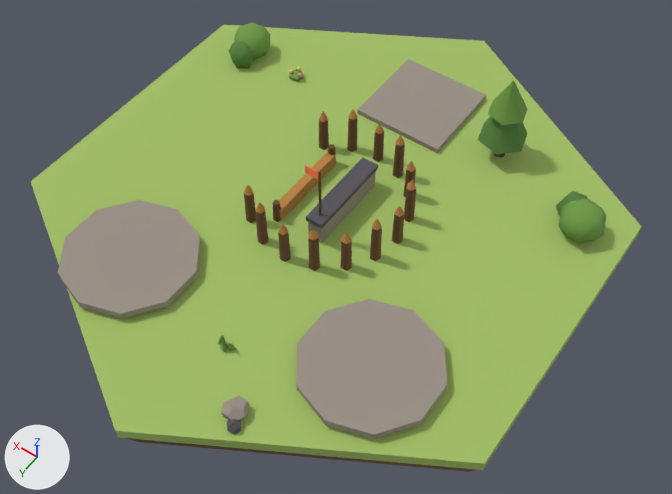
Two versions of the glTF model assets/tiles/tile_deadEnd.glb, one commit apart.
Rendered twice from a camera (50 mm lens) standing at (-1.169, 1.603, 2.308) and looking at (-0.115, 0.127, -0.012). Lighting does not change. The marker at lower left points along +X, +Y and +Z. The picture after the commit comes second. Where no turn or scale is listed for an object, it has been applied to the vertices. Vertices at exactly the same position are counted once.

The scene before the commit, as lines of its bpy script (objects in view):
```python
ob_bastion_wall = bpy.data.objects.new('bastion_wall', me_mesh_33)
ob_bastion_wall.location = (-0.05, 0.0, 0.04)
ob_deco_bush_0_a = bpy.data.objects.new('deco_bush_0_a', me_mesh_40)
ob_deco_bush_0_a.location = (0.67, -0.437, 0.055)
ob_deco_bush_0_b = bpy.data.objects.new('deco_bush_0_b', me_mesh_41)
ob_deco_bush_0_b.location = (0.665, -0.373, 0.039)
ob_deco_bush_5_a = bpy.data.objects.new('deco_bush_5_a', me_mesh_54)
ob_deco_bush_5_a.location = (-0.714, -0.362, 0.057)
ob_deco_flowers_1_leaf = bpy.data.objects.new('deco_flowers_1_leaf', me_mesh_42)
ob_deco_flowers_1_leaf.location = (0.454, -0.422, 0.012)
ob_deco_stone_3_a = bpy.data.objects.new('deco_stone_3_a', me_mesh_49)
ob_deco_stone_3_a.location = (-0.232, 0.766, 0.019)
ob_deco_stone_3_b = bpy.data.objects.new('deco_stone_3_b', me_mesh_50)
ob_deco_stone_3_b.location = (-0.258, 0.804, 0.01)
ob_deco_tree_2_crown = bpy.data.objects.new('deco_tree_2_crown', me_mesh_47)
ob_deco_tree_2_crown.location = (-0.336, -0.521, 0.173)
ob_deco_tree_2_crown_b = bpy.data.objects.new('deco_tree_2_crown_b', me_mesh_48)
ob_deco_tree_2_crown_b.location = (-0.336, -0.521, 0.26)
# also in view: 'bastion_wall_cap' at (-0.05, 0.0, 0.089); 'ground' at (0.0, 0.0, -0.02); 'road_barrier' at (0.1, 0.0, 0.025); 'building_pad' at (0.0, -0.56, 0.01); 'ground_soil' at (0.0, 0.0, -0.095)
```
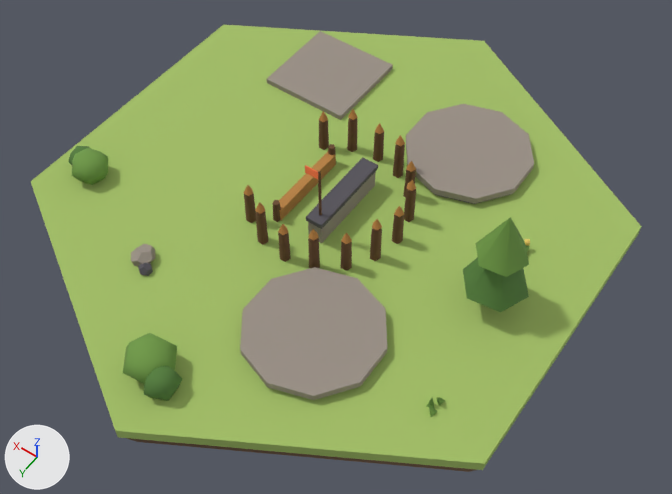
Where the newer file only moved an object's origin or applied its transform, the numbers keep the older frame.

Boxes (x1, y1, x2, y2) around the edits, measured in the pictures (672 x 494 px):
'tower_slot_1_plate', moved: before (58, 200, 201, 318); after (240, 267, 387, 400)
'tower_slot_2_plate', moved: before (296, 299, 448, 439); after (406, 104, 534, 204)
'building_pad', moved: before (357, 59, 486, 153); after (266, 31, 393, 120)
'deco_tree_2_crown', moved, turned, rescaled: before (477, 116, 528, 154); after (463, 257, 529, 312)
'deco_bush_5_a', moved, turned, rescaled: before (558, 198, 606, 243); after (123, 333, 177, 384)
'deco_tree_2_crown_b', reshaped (34% wider, 33% taller): before (488, 80, 528, 125); after (475, 217, 529, 277)
'deco_bush_0_a', moved, turned, rescaled: before (234, 22, 271, 59); after (72, 148, 108, 185)
'deco_bush_5_b', reshaped (mostly hidden before): before (556, 191, 588, 216); after (144, 366, 183, 401)
'deco_stone_3_a', moved, turned, rescaled: before (221, 396, 250, 420); after (131, 244, 155, 266)
'deco_bush_0_b', moved, turned, rescaled (mostly hidden afterwards): before (229, 41, 254, 68); after (68, 146, 90, 165)
'deco_stone_3_b', moved, turned, rescaled: before (227, 419, 241, 434); after (138, 263, 153, 276)
'deco_flowers_1_leaf', reshaped (mostly hidden afterwards): before (289, 70, 304, 81); after (525, 245, 529, 252)
'tower_slot_2_socket', moved (not visible before): after (435, 194, 507, 204)

The change, as a list of edits to the scene's bpy script:
```text
Change me_mesh_40:
    remove me_mesh_40.from_pydata(...)  # 28 vertices, 36 faces; spans x -0.077..0.077, y -0.07..0.07, z -0.062..0.062
    add me_mesh_40.from_pydata(...)  # 28 vertices, 36 faces; spans x -0.023..0.11, y 0.734..0.864, z -0.061..0.048
    me_mesh_40 part 1: the whole mesh is turned -112.2 degrees about the z axis through its middle and scaled by 0.882, then moved by (0.044, 0.799, -0.007)
Change me_mesh_41:
    remove me_mesh_41.from_pydata(...)  # 24 vertices, 30 faces; spans x -0.0523..0.0525, y -0.0448..0.0551, z -0.0551..0.0551
    add me_mesh_41.from_pydata(...)  # 24 vertices, 30 faces; spans x 0.0557..0.1478, y 0.6692..0.7591, z -0.0532..0.044
    me_mesh_41 part 2: the whole mesh is turned -112.2 degrees about the z axis through its middle and scaled by 0.882, then moved by (0.107, 0.7107, -0.0046)
Change me_mesh_42:
    remove me_mesh_42.from_pydata(...)  # 18 vertices, 20 faces; spans x -0.0254..0.0257, y -0.0269..0.022, z -0.0124..0.0124
    add me_mesh_42.from_pydata(...)  # 18 vertices, 20 faces; spans x -1.0777..-1.0125, y 0.2078..0.2734, z -0.0161..0.0161
    me_mesh_42 part 3: 18 of 18 vertices moved; they spanned x -0.0254..0.0257, y -0.0269..0.022, z -0.0124..0.0124 and now span x -1.0777..-1.0125, y 0.2078..0.2734, z -0.0161..0.0161; mean shift (-1.0445, 0.2405, -0.0008)
Change me_mesh_47:
    remove me_mesh_47.from_pydata(...)  # 9 vertices, 12 faces; spans x -0.084..0.084, y -0.084..0.084, z -0.096..0.096
    add me_mesh_47.from_pydata(...)  # 9 vertices, 12 faces; spans x -0.386..-0.18, y 0.456..0.648, z -0.081..0.15
    me_mesh_47 part 4: the whole mesh is turned 82.6 degrees about the z axis through its middle and scaled by 1.2, then moved by (-0.283, 0.552, 0.035)
Change me_mesh_48:
    remove me_mesh_48.from_pydata(...)  # 9 vertices, 12 faces; spans x -0.065..0.065, y -0.0652..0.0652, z -0.0674..0.0674
    add me_mesh_48.from_pydata(...)  # 9 vertices, 12 faces; spans x -0.363..-0.2025, y 0.4771..0.6264, z -0.0287..0.1332
    me_mesh_48 part 5
    me_mesh_48.vertices[0].co: (0.0, 0.0, 0.0674) -> (-0.2828, 0.5518, 0.1332)  # pixel (513, 80) -> pixel (510, 217)
    me_mesh_48.vertices[1].co: (-0.0479, -0.0474, -0.0674) -> (-0.2337, 0.4874, -0.0287)  # pixel (527, 109) -> not seen
    me_mesh_48.vertices[2].co: (0.0171, -0.0652, -0.0674) -> (-0.2025, 0.562, -0.0287)  # not seen -> pixel (475, 243)
    me_mesh_48.vertices[3].co: (0.065, -0.0178, -0.0674) -> (-0.2516, 0.6264, -0.0287)  # pixel (492, 100) -> pixel (479, 266)
    me_mesh_48.vertices[4].co: (0.0479, 0.0474, -0.0674) -> (-0.3318, 0.6161, -0.0287)  # pixel (487, 113) -> pixel (506, 277)
    me_mesh_48.vertices[5].co: (-0.0171, 0.0652, -0.0674) -> (-0.363, 0.5415, -0.0287)  # pixel (502, 125) -> pixel (529, 264)
    me_mesh_48.vertices[6].co: (-0.065, 0.0178, -0.0674) -> (-0.314, 0.4771, -0.0287)  # pixel (522, 122) -> pixel (524, 242)
    me_mesh_48.vertices[7].co: (-0.0479, -0.0474, -0.0674) -> (-0.2337, 0.4874, -0.0287)  # pixel (527, 109) -> not seen
    me_mesh_48.vertices[8].co: (0.0, 0.0, -0.0674) -> (-0.2828, 0.5518, -0.0287)
Change me_mesh_49:
    remove me_mesh_49.from_pydata(...)  # 20 vertices, 36 faces; spans x -0.039..0.039, y -0.0345..0.0345, z -0.0293..0.0293
    add me_mesh_49.from_pydata(...)  # 20 vertices, 36 faces; spans x 0.5277..0.6097, y -0.2834..-0.2062, z -0.0295..0.0302
    me_mesh_49 part 6: the whole mesh is turned 15.7 degrees about the z axis through its middle and scaled by 1.02, then moved by (0.5687, -0.2448, 0.0003)
Change me_mesh_50:
    remove me_mesh_50.from_pydata(...)  # 20 vertices, 36 faces; spans x -0.0214..0.0214, y -0.0228..0.0228, z -0.0217..0.0217
    add me_mesh_50.from_pydata(...)  # 20 vertices, 36 faces; spans x 0.5387..0.5786, y -0.2762..-0.229, z -0.0221..0.0221
    me_mesh_50 part 7: the whole mesh is turned 15.7 degrees about the z axis through its middle and scaled by 1.02, then moved by (0.5587, -0.2526, 0.0)
Change me_mesh_54:
    remove me_mesh_54.from_pydata(...)  # 28 vertices, 36 faces; spans x -0.079..0.079, y -0.076..0.076, z -0.064..0.064
    add me_mesh_54.from_pydata(...)  # 28 vertices, 36 faces; spans x 0.675..0.84, y 1.084..1.237, z -0.064..0.069
    me_mesh_54 part 8: the whole mesh is turned -161.2 degrees about the z axis through its middle and scaled by 1.04, then moved by (0.757, 1.16, 0.002)
Change me_mesh_55:
    remove me_mesh_55.from_pydata(...)  # 24 vertices, 30 faces; spans x -0.0561..0.0523, y -0.0498..0.057, z -0.0574..0.0574
    add me_mesh_55.from_pydata(...)  # 24 vertices, 30 faces; spans x 0.5928..0.7038, y 1.1802..1.2924, z -0.058..0.0609
    me_mesh_55 part 9: 24 of 24 vertices moved; they spanned x -0.0561..0.0523, y -0.0498..0.057, z -0.0574..0.0574 and now span x 0.5928..0.7038, y 1.1802..1.2924, z -0.058..0.0609; mean shift (0.6564, 1.2337, 0.0011)
Change ob_tower_slot_1_plate:
    ob_tower_slot_1_plate.location: (0.36, 0.55, 0.027) -> (-0.26, 0.44, 0.027)
Change ob_tower_slot_1_socket:
    ob_tower_slot_1_socket.location: (0.36, 0.55, -0.003) -> (-0.26, 0.44, -0.003)
Change ob_tower_slot_2_plate:
    ob_tower_slot_2_plate.location: (-0.46, 0.44, 0.027) -> (-0.26, -0.44, 0.027)
Change ob_tower_slot_2_socket:
    ob_tower_slot_2_socket.location: (-0.46, 0.44, -0.003) -> (-0.26, -0.44, -0.003)
Change ob_building_pad:
    ob_building_pad.location: (0.0, -0.56, 0.01) -> (0.36, -0.5, 0.01)
```
